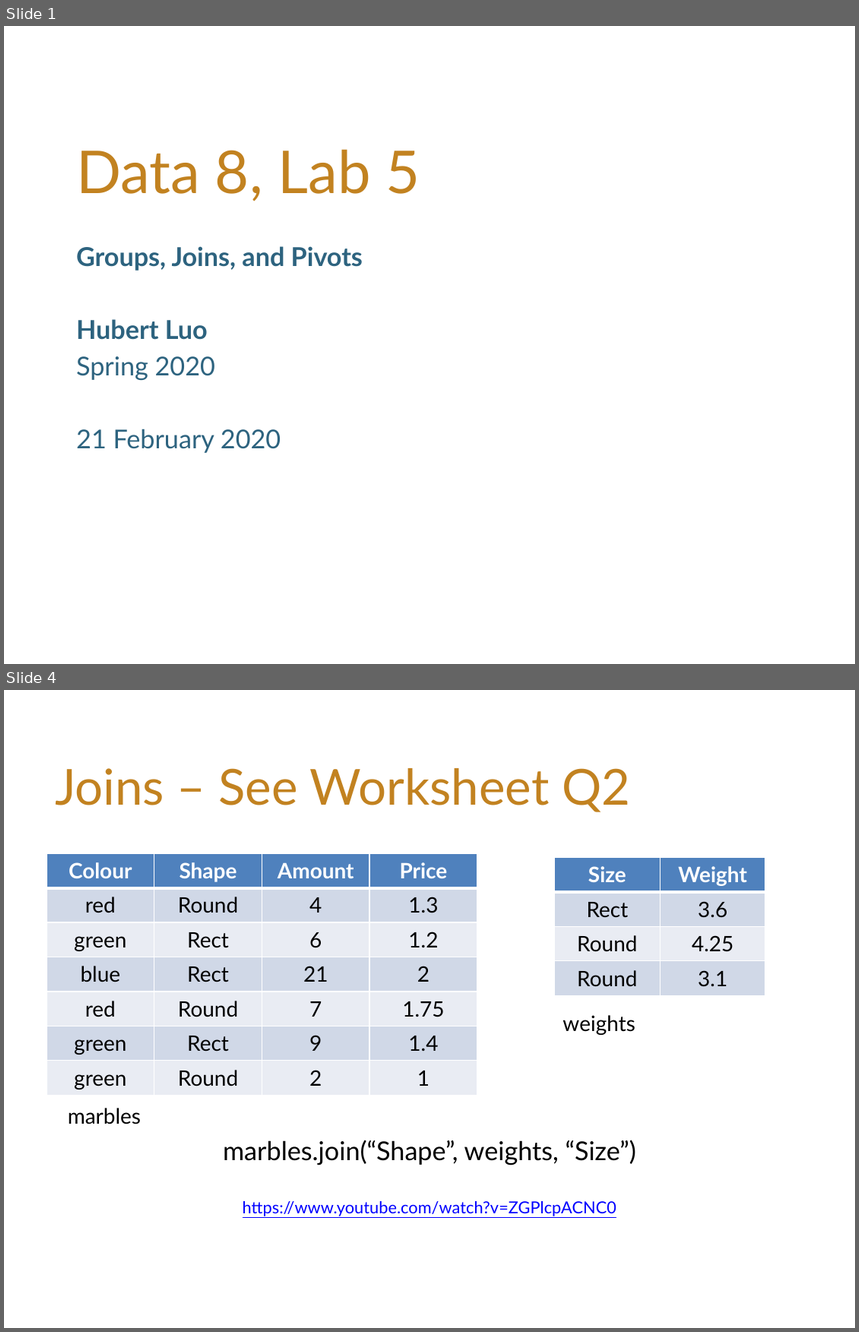
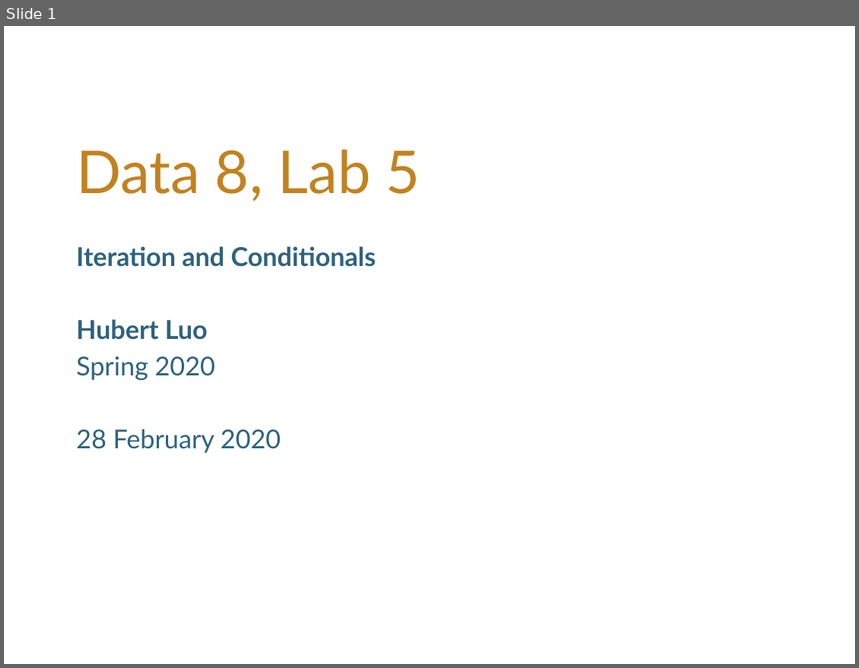
Before and after one commit to hLuo27/teaching, a slide deck: data8/slides/sp20_lab5.pptx. Shown one above the other, each under a label of ours: slides 1 and 4 before the commit, slide 1 after it; the slides between them are not shown. The pictures are 859x1332 and 859x668 pixels, drawn with LibreOffice and Linux fonts; fonts in the diff are those of the drawing; background and template pictures are left out. Boxes give left, top, right and bottom in pixels: in the first picture for what was removed or moved away, otherwise in the second. Text is boxed around its words. In the diff, an @@ line names an element or a change of style, - is before the commit and + after.

```diff
--- a/data8/slides/sp20_lab5.pptx
+++ b/data8/slides/sp20_lab5.pptx
@@ slide 4 removed at <box>4,690,855,1328</box>, background #FFFFFF @@
@@ title removed at <box>55,768,630,812</box> @@
-Joins – See Worksheet Q2
@@ table removed at <box>47,853,479,1095</box>, 7 rows, 4 columns @@
-Colour | Shape | Amount | Price
-red | Round | 4 | 1.3
-green | Rect | 6 | 1.2
-blue | Rect | 21 | 2
-red | Round | 7 | 1.75
-green | Rect | 9 | 1.4
-green | Round | 2 | 1
@@ table removed at <box>555,858,766,996</box>, 4 rows, 2 columns @@
-Size | Weight
-Rect | 3.6
-Round | 4.25
-Round | 3.1
@@ text removed at <box>563,1015,635,1035</box> @@
-weights
@@ text removed at <box>68,1108,141,1125</box> @@
-marbles
@@ text removed at <box>223,1140,636,1217</box> @@
-marbles.join(“Shape”, weights, “Size”)
-https://www.youtube.com/watch?v=ZGPlcpACNC0
@@ slide 1 changed as well @@
@@ subtitle at <box>76,246,376,267</box>: text changed @@
-Groups, Joins, and Pivots
+Iteration and Conditionals
@@ subtitle at <box>76,429,281,453</box>: text changed @@
-21 February 2020
+28 February 2020
```
Also in this commit, not shown: 1 other slide changed, 1 slide added, 2 other slides removed, 3 other files.
